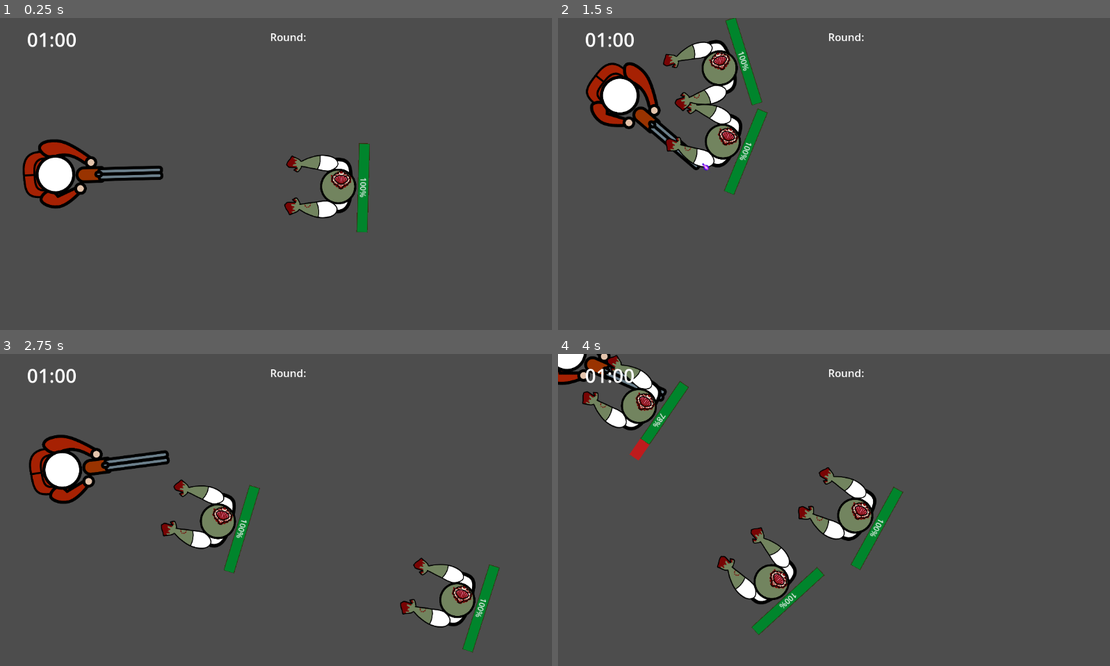
Above: before the commit, frames 1-4 (two rows, left to right).
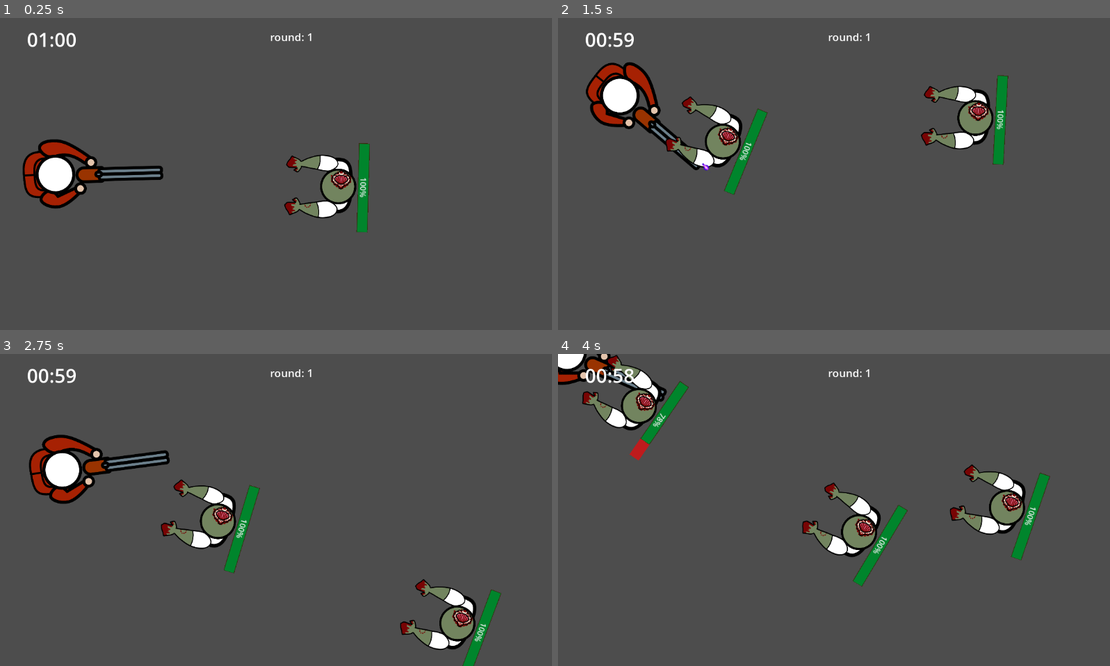
Above: after the commit, the same moments.

Repository: MaxKurfen/top-down-max
Game: Godot game, scene res://scenes/fase_1.tscn
Same seed, same stepped clock (60 frames per second), same inputs: the game is played once before the commit and once after it. This scene is started directly instead of the project's main scene.
Inputs (mouse positions are in pixels of both pictures, inside the frame that each line leads up to):
- Up to frame 1 (0.25 s): no input
- Up to frame 2 (1.5 s): move the mouse to (955, 158) at 0.52 s; hold W (andar_cima) 0.53-1.28 s; tap D (andar_direira) at 0.6 s; move the mouse to (723, 189) at 1.27 s; hold S (andar_baixo) from 1.28 s (still down); click (723, 189) at 1.35 s
- Up to frame 3 (2.75 s): move the mouse to (331, 441) at 2.02 s; release S (andar_baixo) at 2.03 s; hold W (andar_cima) from 2.03 s (still down); tap D (andar_direira) at 2.1 s
- Up to frame 4 (4 s): move the mouse to (806, 572) at 2.77 s; click (806, 572) at 2.85 s; move the mouse to (1005, 556) at 3.52 s; release W (andar_cima) at 3.53 s; hold A (andar_esquerda) from 3.53 s (still down); tap D (andar_direira) at 3.6 s

The runs differ from the first frame. In frame 1, 0.1% of the frame differs, in the area x 48-57%, y 4-8%; in frame 2, 4.4%; in frame 3, 3.4%; in frame 4, 7.6%, in the area x 6-90%, y 4-90%.

Commit message:
timer debug

Diff:
--- a/topdown-max/hud_round.gd
+++ b/topdown-max/hud_round.gd
@@ -2,8 +2,12 @@
 var TempoMaximo = 60
 var TempoPassado = 0
 @onready var tempo_round = $"tempo do round"
+@onready var round_atual = $"round atual"
 func _ready() -> void:
 	atualizar_relogio()
+	atualizar_round()
+func atualizar_round():
+	round_atual.text = "round: "+ str(Global.round)
 func _on_cronometro_round_timeout() -> void:
 	TempoPassado += 1
 	atualizar_relogio()
@@ -22,3 +26,8 @@
 	else:
 		tempo_segundos = str(tempo_segundos)
 	tempo_round.text = tempo_minutos+":"+tempo_segundos
+	if diferenca_tempo <= 0 :
+		fim_do_round()
+func fim_do_round():
+	Global.round +=1
+	get_tree().reload_current_scene()
--- a/topdown-max/project.godot
+++ b/topdown-max/project.godot
@@ -14,6 +14,10 @@
 run/main_scene="uid://lupj3eq4l1s6"
 config/features=PackedStringArray("4.6", "GL Compatibility")
 config/icon="res://assets/icon.svg"
+
+[autoload]
+
+Global="*uid://da5edcgguumxu"
 
 [global_group]
 
--- a/topdown-max/scenes/fase_1.tscn
+++ b/topdown-max/scenes/fase_1.tscn
@@ -21,13 +21,13 @@
 [node name="SpawnPoints" type="Node2D" parent="." unique_id=1696385026]
 
 [node name="spawn1" type="Marker2D" parent="SpawnPoints" unique_id=195672157]
-position = Vector2(515, 549)
+position = Vector2(1032, 347)
 
 [node name="spawn2" type="Marker2D" parent="SpawnPoints" unique_id=60926696]
-position = Vector2(483, 63)
+position = Vector2(1020, 211)
 
 [node name="spawn3" type="Marker2D" parent="SpawnPoints" unique_id=339182949]
-position = Vector2(979, 512)
+position = Vector2(979, 562)
 
 [node name="spawn4" type="Marker2D" parent="SpawnPoints" unique_id=1716531123]
 position = Vector2(951, 85)
--- a/topdown-max/scenes/hud_round.tscn
+++ b/topdown-max/scenes/hud_round.tscn
@@ -22,5 +22,6 @@
 text = "Round:"
 
 [node name="Cronometro Round" type="Timer" parent="." unique_id=1383694387]
+autostart = true
 
 [connection signal="timeout" from="Cronometro Round" to="." method="_on_cronometro_round_timeout"]
--- /dev/null
+++ b/topdown-max/script/Global.gd
@@ -0,0 +1,2 @@
+extends Node
+var round = 1
Not shown, added: topdown-max/script/Global.gd.uid
